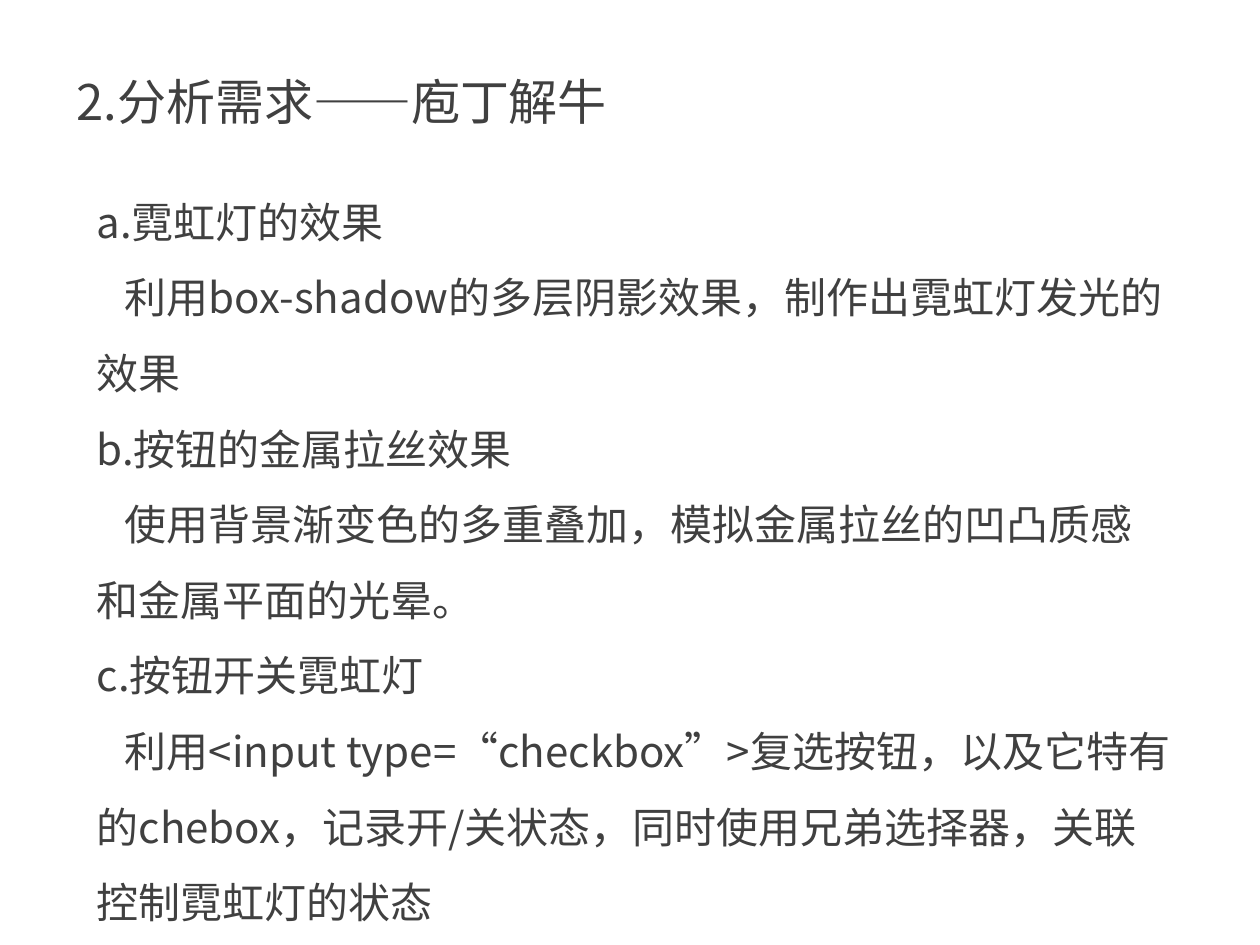
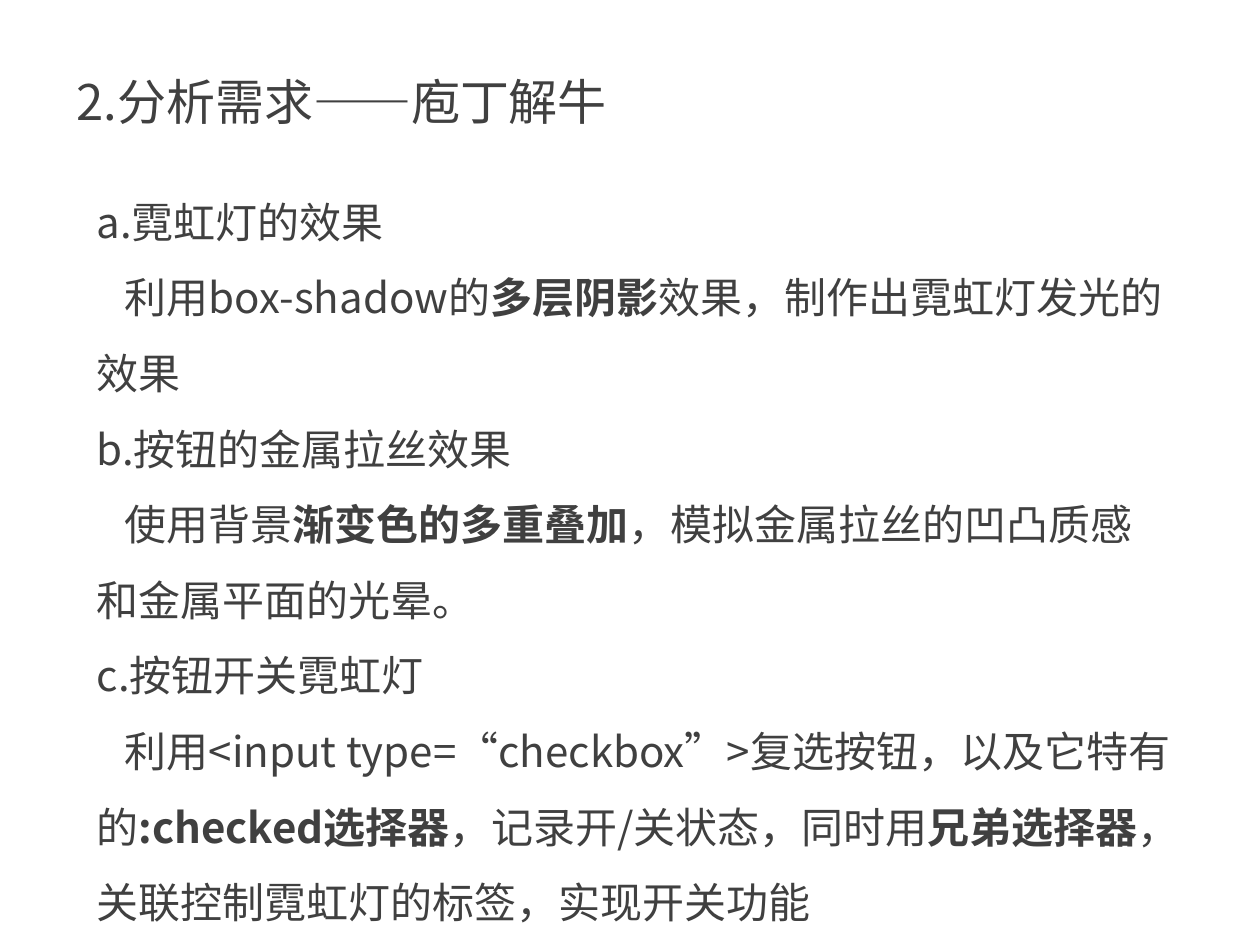
Before and after one commit to kong66/webAni, a slide deck: slide 3 of 6-neon/neon.pptx. Drawn at 1260x945 pixels with LibreOffice and Linux fonts; fonts in the diff are those of the drawing. Boxes give left, top, right and bottom in pixels: in the first picture for what was removed or moved away, otherwise in the second. Text is boxed around its words. In the diff, an @@ line names an element or a change of style, - is before the commit and + after.

```diff
--- a/6-neon/neon.pptx
+++ b/6-neon/neon.pptx
@@ text at (x1=97, y1=277, x2=1162, y2=620): bold on in "利用box-shadow的多层阴影效果，制作出霓虹灯发光的效果", "使用背景渐变色的多重叠加，模拟金属拉丝的凹凸质感和金属平面的光晕。" @@
@@ text at (x1=97, y1=731, x2=1180, y2=923): text changed @@
-利用<input type=“checkbox”>复选按钮，以及它特有的chebox，记录开/关状态，同时使用兄弟选择器，关联控制霓虹灯的状态
+利用<input type=“checkbox”>复选按钮，以及它特有的:checked选择器，记录开/关状态，同时用兄弟选择器，关联控制霓虹灯的标签，实现开关功能
```
Also in this commit, not shown: 3 other slides changed, 14 slides added, 10 slides removed, 1 other file.
